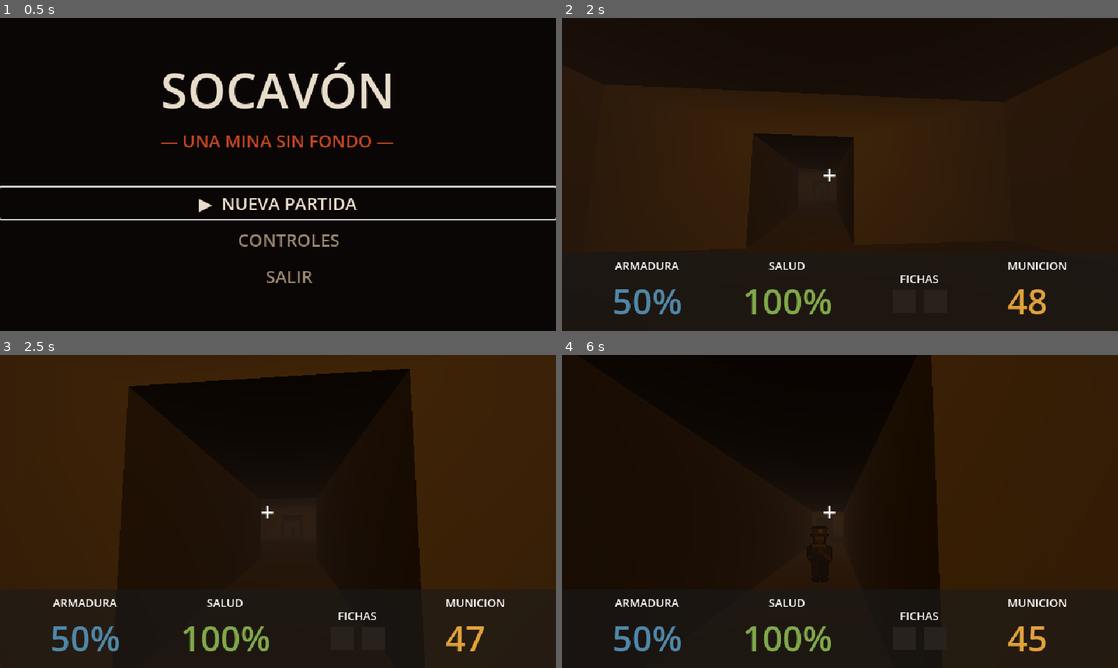
Above: before the commit, frames 1-4 (two rows, left to right).
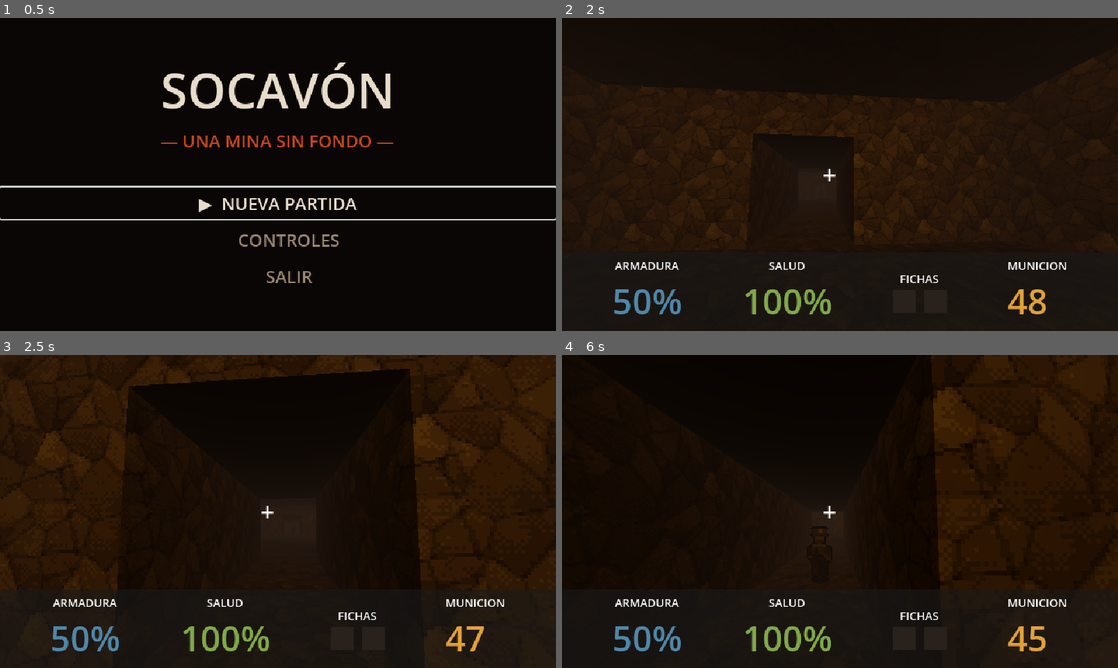
Above: after the commit, the same moments.

Repository: xXJotaHacheXx/Socavon
Game: Godot game, scene res://escenas/menu.tscn
Same seed, same stepped clock (60 frames per second), same inputs: the game is played once before the commit and once after it.
Inputs (mouse positions are in pixels of both pictures, inside the frame that each line leads up to):
- Up to frame 1 (0.5 s): no input
- Up to frame 2 (2 s): click "▶ NUEVA PARTIDA" at 0.5 s; tap Enter (ui_accept) at 1.25, 1.52 s; move the mouse to (867, 174) at 1.27 s; hold W (adelante) from 1.28 s (still down); hold Shift (correr) from 1.28 s (still down)
- Up to frame 3 (2.5 s): keep holding W (adelante); move the mouse to (250, 511) at 2.02 s; release Shift (correr) at 2.03 s; click (250, 511) at 2.1 s; tap Enter (ui_accept) at 2.27 s
- Up to frame 4 (6 s): keep holding W (adelante); move the mouse to (851, 505) at 2.77 s; hold Shift (correr) 2.78-3.53 s; move the mouse to (834, 517) at 3.52 s; click (834, 517) at 3.6 s; tap Enter (ui_accept) at 3.77, 4.25, 4.52, 5.27 s; move the mouse to (878, 514) at 4.27 s; hold Shift (correr) 4.28-5.03 s; move the mouse to (795, 508) at 5.02 s; click (795, 508) at 5.1 s; move the mouse to (845, 511) at 5.77 s; hold Shift (correr) from 5.78 s (still down)

Frame 1 is identical in both runs. In frame 2, 0.4% of the frame differs, in the area x 17-71%, y 26-74%; in frame 3, 3.0%, in the area x 0-100%, y 0-75%; in frame 4, 1.8%.

Commit message:
Texturas del nivel 1

Diff:
--- /dev/null
+++ b/assets/mina.tres
@@ -0,0 +1,16 @@
+[gd_resource type="ShaderMaterial" format=3 uid="uid://dm8vtpic13w2w"]
+
+[ext_resource type="Shader" uid="uid://jvuwv2fxgrpf" path="res://assets/retro.gdshader" id="1_il8en"]
+[ext_resource type="Texture2D" uid="uid://cyi8n0cw15xmv" path="res://assets/texturas/roca_pared.png" id="2_pjucj"]
+[ext_resource type="Texture2D" uid="uid://dq3g604o3asvw" path="res://assets/texturas/roca_piso.png" id="3_khoy1"]
+[ext_resource type="Texture2D" uid="uid://cgu2p4w2k6xb1" path="res://assets/texturas/roca_techo.png" id="4_7ps4n"]
+
+[resource]
+render_priority = 0
+shader = ExtResource("1_il8en")
+shader_parameter/rejilla = 80.0
+shader_parameter/escala = 0.5
+shader_parameter/textura_pared = ExtResource("2_pjucj")
+shader_parameter/textura_piso = ExtResource("3_khoy1")
+shader_parameter/textura_techo = ExtResource("4_7ps4n")
+shader_parameter/tinte = Color(1, 1, 1, 1)
--- a/assets/retro.gdshader
+++ b/assets/retro.gdshader
@@ -2,27 +2,41 @@
 render_mode vertex_lighting, diffuse_lambert, specular_disabled;
 
 uniform float rejilla : hint_range(8.0, 256.0) = 80.0;
-uniform sampler2D textura : source_color, hint_default_white, filter_nearest, repeat_enable;
+uniform float escala : hint_range(0.1, 2.0) = 0.5;
+uniform sampler2D textura_pared : source_color, hint_default_white, filter_nearest_mipmap, repeat_enable;
+uniform sampler2D textura_piso : source_color, hint_default_white, filter_nearest_mipmap, repeat_enable;
+uniform sampler2D textura_techo : source_color, hint_default_white, filter_nearest_mipmap, repeat_enable;
 uniform vec4 tinte : source_color = vec4(1.0);
 
-varying vec2 uv_pasada;
-varying float w_pasada;
+varying vec3 pos_mundo;
+varying vec3 normal_mundo;
 
 
 void vertex() {
-	vec4 pos_vista = MODELVIEW_MATRIX * vec4(VERTEX, 1.0);
-	vec4 pos_clip = PROJECTION_MATRIX * pos_vista;
+	pos_mundo = (MODEL_MATRIX * vec4(VERTEX, 1.0)).xyz;
+	normal_mundo = (MODEL_MATRIX * vec4(NORMAL, 0.0)).xyz;
 
+	vec4 pos_clip = PROJECTION_MATRIX * (MODELVIEW_MATRIX * vec4(VERTEX, 1.0));
 	float w = max(abs(pos_clip.w), 0.0001);
 	pos_clip.xy = round(pos_clip.xy / w * rejilla) / rejilla * w;
 	POSITION = pos_clip;
-
-	w_pasada = w;
-	uv_pasada = UV * w;
 }
 
 
 void fragment() {
-	vec2 uv = uv_pasada / w_pasada;
-	ALBEDO = texture(textura, uv).rgb * tinte.rgb;
+	vec3 p = pos_mundo * escala;
+	vec3 n = normalize(normal_mundo);
+	vec3 a = abs(n);
+
+	vec3 color;
+	if (a.y > 0.5) {
+		color = n.y > 0.0 ? texture(textura_piso, p.xz).rgb
+						  : texture(textura_techo, p.xz).rgb;
+	} else if (a.x > a.z) {
+		color = texture(textura_pared, vec2(p.z, -p.y)).rgb;
+	} else {
+		color = texture(textura_pared, vec2(p.x, -p.y)).rgb;
+	}
+
+	ALBEDO = color * tinte.rgb;
 }
--- a/escenas/nivel1.tscn
+++ b/escenas/nivel1.tscn
@@ -1,7 +1,7 @@
 [gd_scene format=3 uid="uid://dbpnmw4pxdyso"]
 
 [ext_resource type="Script" uid="uid://dfu2856kqg0nw" path="res://scripts/nivel.gd" id="1_v7j7s"]
-[ext_resource type="Shader" uid="uid://jvuwv2fxgrpf" path="res://assets/retro.gdshader" id="2_kkmol"]
+[ext_resource type="Material" uid="uid://dm8vtpic13w2w" path="res://assets/mina.tres" id="2_orta5"]
 [ext_resource type="PackedScene" uid="uid://bj7n5u2bfpyiq" path="res://escenas/jugador.tscn" id="2_w1egi"]
 [ext_resource type="PackedScene" uid="uid://ptbu42m5anjk" path="res://escenas/barretero.tscn" id="3_kkmol"]
 [ext_resource type="PackedScene" uid="uid://hv2muokpk4v" path="res://escenas/ficha.tscn" id="4_orta5"]
@@ -16,12 +16,6 @@
 polygons = [PackedInt32Array(3, 2, 0), PackedInt32Array(0, 2, 1), PackedInt32Array(4, 7, 5), PackedInt32Array(5, 7, 6), …(1637 unchanged characters)…
 geometry_parsed_geometry_type = 1
 agent_height = 1.8
-
-[sub_resource type="ShaderMaterial" id="ShaderMaterial_kkmol"]
-render_priority = 0
-shader = ExtResource("2_kkmol")
-shader_parameter/rejilla = 80.0
-shader_parameter/tinte = Color(0.41960785, 0.35686275, 0.2901961, 1)
 
 [sub_resource type="Environment" id="Environment_cg8h7"]
 background_mode = 1
@@ -44,73 +38,73 @@
 [node name="Roca" type="CSGBox3D" parent="NavigationRegion3D/Mina" unique_id=889590046]
 transform = Transform3D(1, 0, 0, 0, 1, 0, 0, 0, 1, 0.5, 1.5, -0.5)
 size = Vector3(112, 14, 64)
-material = SubResource("ShaderMaterial_kkmol")
+material = ExtResource("2_orta5")
 
 [node name="Entrada" type="CSGBox3D" parent="NavigationRegion3D/Mina" unique_id=839497837]
 transform = Transform3D(1, 0, 0, 0, 1, 0, 0, 0, 1, -40.5, 2.25, 10)
 operation = 2
 size = Vector3(15, 4.5, 12)
-material = SubResource("ShaderMaterial_kkmol")
+material = ExtResource("2_orta5")
 
 [node name="Tunel1" type="CSGBox3D" parent="NavigationRegion3D/Mina" unique_id=1615191571]
 transform = Transform3D(1, 0, 0, 0, 1, 0, 0, 0, 1, -28.5, 1.6, 9.5)
 operation = 2
 size = Vector3(9, 3.2, 3)
-material = SubResource("ShaderMaterial_kkmol")
+material = ExtResource("2_orta5")
 
 [node name="Herramientas" type="CSGBox3D" parent="NavigationRegion3D/Mina" unique_id=213967992]
 transform = Transform3D(1, 0, 0, 0, 1, 0, 0, 0, 1, -15.5, 2.25, 9.5)
 operation = 2
 size = Vector3(17, 4.5, 15)
-material = SubResource("ShaderMaterial_kkmol")
+material = ExtResource("2_orta5")
 
 [node name="TunelLargo" type="CSGBox3D" parent="NavigationRegion3D/Mina" unique_id=318752661]
 transform = Transform3D(1, 0, 0, 0, 1, 0, 0, 0, 1, 1.5, 1.6, 9.5)
 operation = 2
 size = Vector3(17, 3.2, 3)
-material = SubResource("ShaderMaterial_kkmol")
+material = ExtResource("2_orta5")
 
 [node name="Bifurcacion" type="CSGBox3D" parent="NavigationRegion3D/Mina" unique_id=536662619]
 transform = Transform3D(1, 0, 0, 0, 1, 0, 0, 0, 1, 15.5, 2.25, 9.5)
 operation = 2
 size = Vector3(11, 4.5, 15)
-material = SubResource("ShaderMaterial_kkmol")
+material = ExtResource("2_orta5")
 
 [node name="TunelBodega" type="CSGBox3D" parent="NavigationRegion3D/Mina" unique_id=897574794]
 transform = Transform3D(1, 0, 0, 0, 1, 0, 0, 0, 1, 15.5, 1.6, -3.5)
 operation = 2
 size = Vector3(3, 3.2, 11)
-material = SubResource("ShaderMaterial_kkmol")
+material = ExtResource("2_orta5")
 
 [node name="Bodega" type="CSGBox3D" parent="NavigationRegion3D/Mina" unique_id=1389900517]
 transform = Transform3D(1, 0, 0, 0, 1, 0, 0, 0, 1, 12, 2.25, -15.5)
 operation = 2
 size = Vector3(20, 4.5, 13)
-material = SubResource("ShaderMaterial_kkmol")
+material = ExtResource("2_orta5")
 
 [node name="TunelPatio" type="CSGBox3D" parent="NavigationRegion3D/Mina" unique_id=294058208]
 transform = Transform3D(1, 0, 0, 0, 1, 0, 0, 0, 1, 25.5, 1.6, 8.5)
 operation = 2
 size = Vector3(9, 3.2, 3)
-material = SubResource("ShaderMaterial_kkmol")
+material = ExtResource("2_orta5")
 
 [node name="Patio" type="CSGBox3D" parent="NavigationRegion3D/Mina" unique_id=766435227]
 transform = Transform3D(1, 0, 0, 0, 1, 0, 0, 0, 1, 39.5, 2.75, 10.5)
 operation = 2
 size = Vector3(19, 5.5, 25)
-material = SubResource("ShaderMaterial_kkmol")
+material = ExtResource("2_orta5")
 
 [node name="TunelMalacate" type="CSGBox3D" parent="NavigationRegion3D/Mina" unique_id=976295453]
 transform = Transform3D(1, 0, 0, 0, 1, 0, 0, 0, 1, 39, 1.6, -6.5)
 operation = 2
 size = Vector3(3, 3.2, 9)
-material = SubResource("ShaderMaterial_kkmol")
+material = ExtResource("2_orta5")
 
 [node name="Malacate" type="CSGBox3D" parent="NavigationRegion3D/Mina" unique_id=948619972]
 transform = Transform3D(1, 0, 0, 0, 1, 0, 0, 0, 1, 39, 3.25, -17.5)
 operation = 2
 size = Vector3(20, 6.5, 13)
-material = SubResource("ShaderMaterial_kkmol")
+material = ExtResource("2_orta5")
 
 [node name="Jugador" parent="." unique_id=567177567 instance=ExtResource("2_w1egi")]
 transform = Transform3D(-4.371139e-08, 0, -1, 0, 1, 0, 1, 0, -4.371139e-08, -44, 1, 9.484815)
Binary file added: assets/texturas/roca_pared.png
Not shown, added: assets/texturas/roca_pared.png.import
Binary file added: assets/texturas/roca_piso.png
Not shown, added: assets/texturas/roca_piso.png.import
Binary file added: assets/texturas/roca_techo.png
Not shown, added: assets/texturas/roca_techo.png.import
Binary file added: assets/texturas/roca_veta.png
Not shown, added: assets/texturas/roca_veta.png.import
